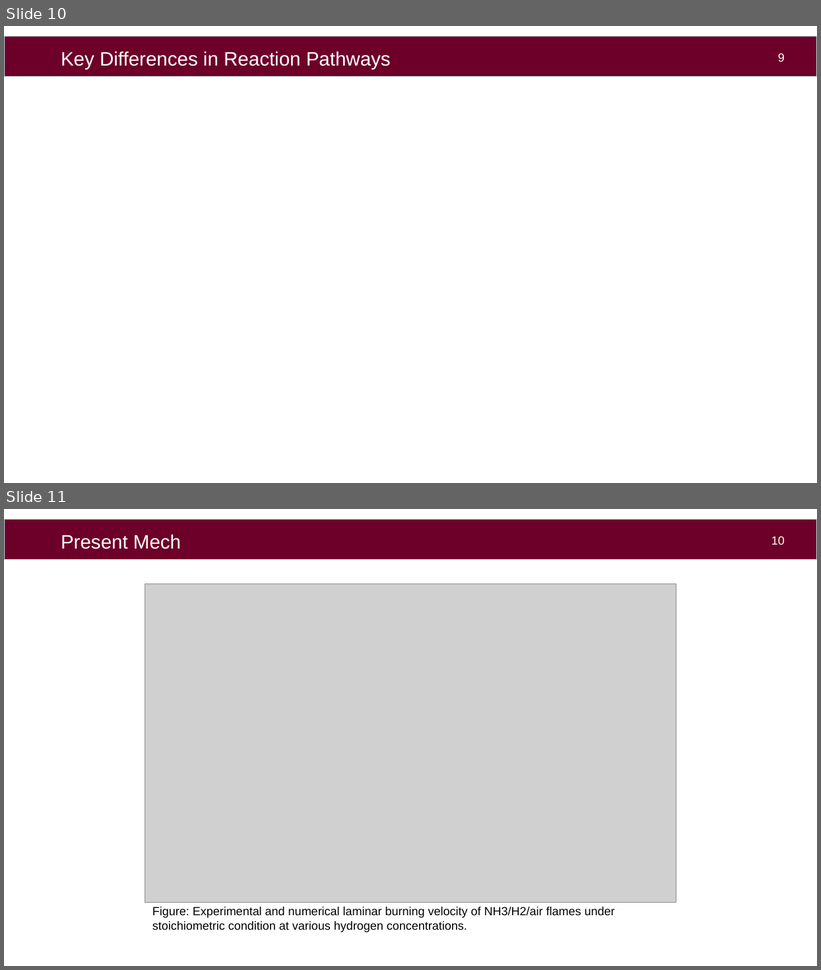
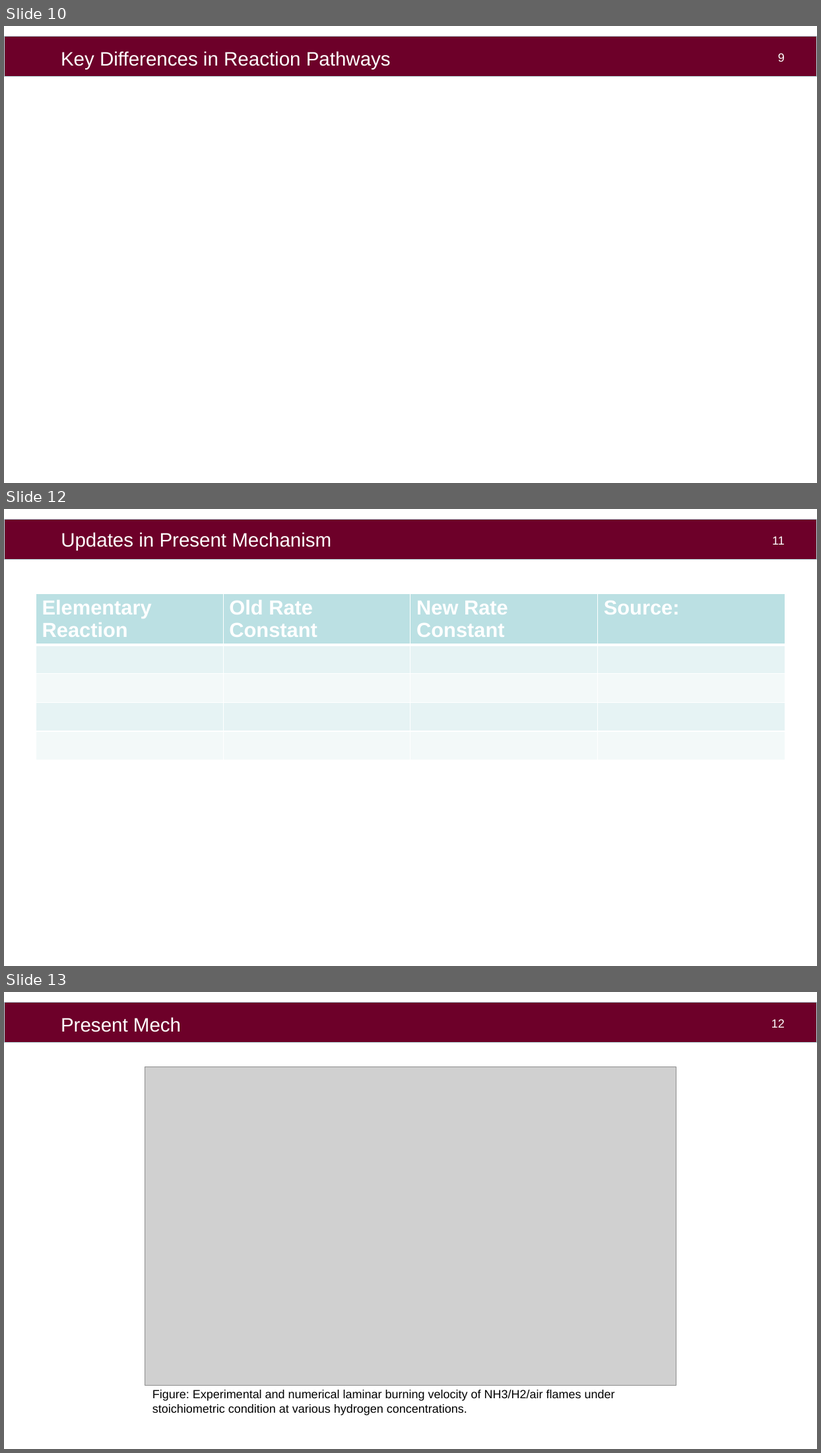
Before and after one commit to aahil-wq/lab-presentations, a slide deck: icfd2026/pres/kyushu_ppt_16-9.pptx. Shown one above the other, each under a label of ours: slides 10 and 11 before the commit, slides 10, 12 and 13 after it; the slides between them are not shown. The pictures are 821x970 and 821x1453 pixels, drawn with LibreOffice and Linux fonts; fonts in the diff are those of the drawing; grey boxes stand for pictures; background and template pictures are left out. Boxes give left, top, right and bottom in pixels: in the first picture for what was removed or moved away, otherwise in the second. Text is boxed around its words. In the diff, an @@ line names an element or a change of style, - is before the commit and + after.

```diff
--- a/icfd2026/pres/kyushu_ppt_16-9.pptx
+++ b/icfd2026/pres/kyushu_ppt_16-9.pptx
@@ slide 12 added at bbox=[4, 509, 817, 966], background #FFFFFF; not listed: 1 template element that a slide beside it also shows @@
@@ title added at bbox=[61, 532, 331, 551], 23 pt, text #FFFFFF @@
+Updates in Present Mechanism
@@ page number added at bbox=[772, 536, 785, 545], 14 pt, text #FFFFFF @@
+11
@@ table added at bbox=[36, 593, 785, 718], 5 rows, 4 columns @@
+Elementary Reaction | Old Rate Constant | New Rate Constant | Source:
+ |  |  | 
+ |  |  | 
+ |  |  | 
+ |  |  | 
@@ what was slide 11 is now slide 13 @@
@@ page number at bbox=[772, 1019, 785, 1028]: text changed @@
-10
+12
```
Also in this commit, not shown: 1 slide changed, 1 other slide added, 1 other file.
